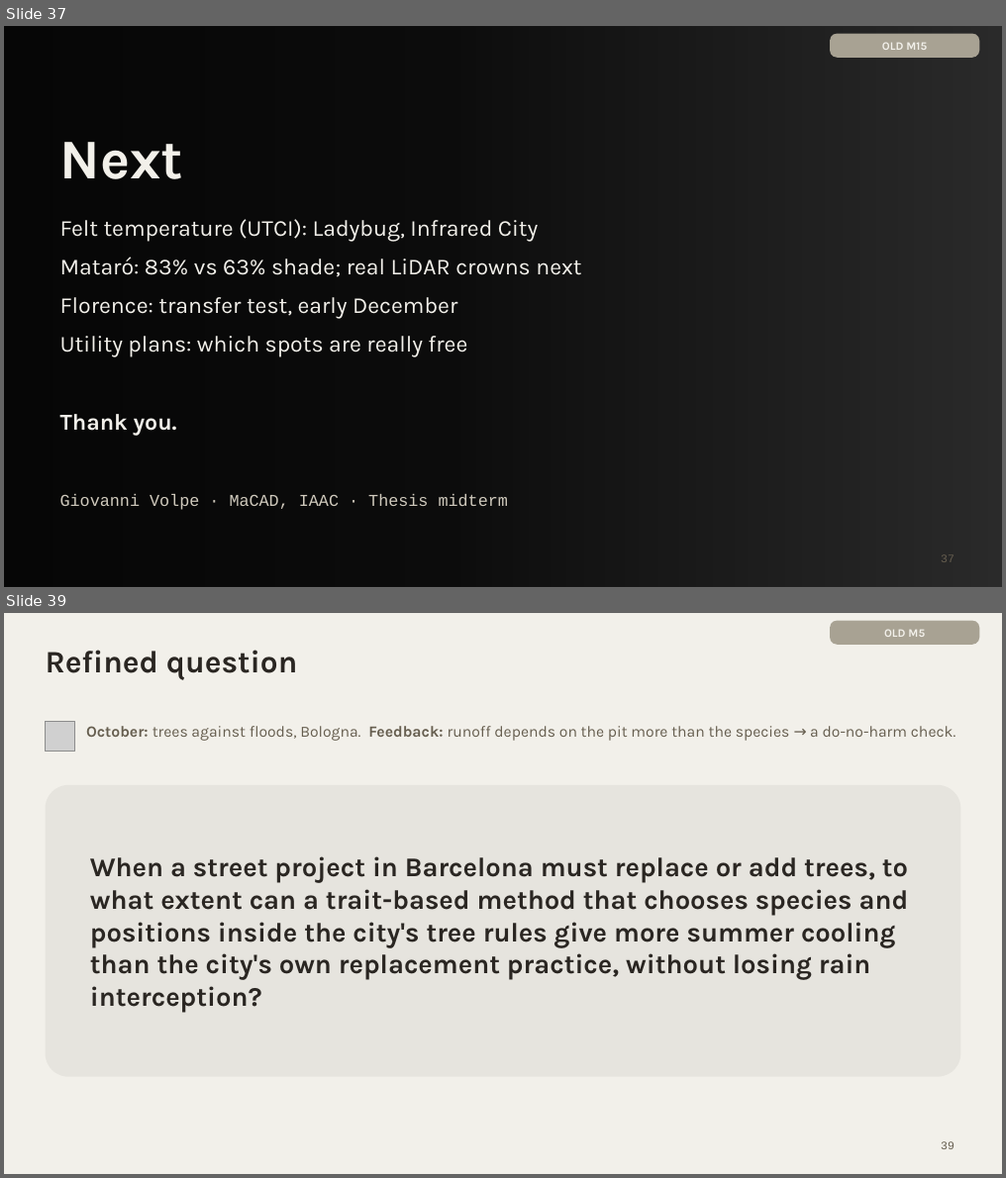
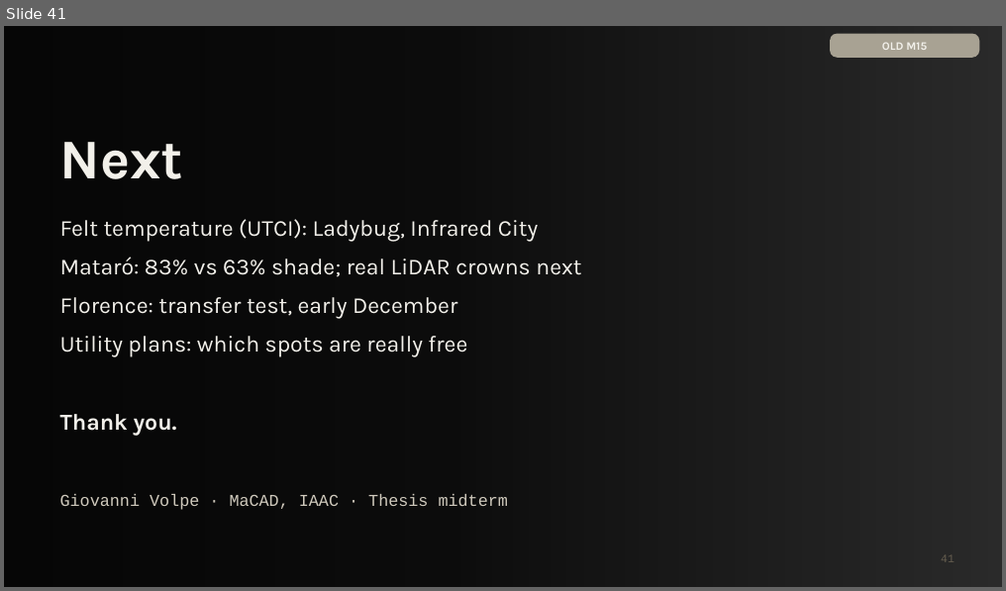
Before and after one commit to giofox96/shade-and-sponge, a slide deck: slides/final/shade_and_sponge_final_new.pptx. Shown one above the other, each under a label of ours: slides 37 and 39 before the commit, slide 41 after it; the slides between them are not shown. The pictures are 1006x1178 and 1006x591 pixels, drawn with LibreOffice and Linux fonts; fonts in the diff are those of the drawing; grey boxes stand for pictures; background and template pictures are left out; a plain dark background stands for a picture behind light text. Boxes give left, top, right and bottom in pixels: in the first picture for what was removed or moved away, otherwise in the second. Text is boxed around its words. In the diff, an @@ line names an element or a change of style, - is before the commit and + after.

```diff
--- a/slides/final/shade_and_sponge_final_new.pptx
+++ b/slides/final/shade_and_sponge_final_new.pptx
@@ slide 39 removed at [4,613,1002,1174], background #F2F0EA @@
@@ rounded rectangle removed at [830,621,979,645] @@
@@ text removed at [884,629,925,637] @@
-OLD M5
@@ text removed at [46,650,297,680] @@
-Refined question
@@ picture removed at [46,722,75,752] @@
@@ text removed at [86,726,956,741] @@
-October: trees against floods, Bologna. Feedback: runoff depends on the pit more than the species → a do-no-harm check.
@@ rounded rectangle removed at [46,785,960,1077] @@
@@ text removed at [90,857,909,1013] @@
-When a street project in Barcelona must replace or add trees, to what extent can a trait-based method that chooses species and positions inside the city's tree rules give more summer cooling than the city's own replacement practice, without losing rain interception?
@@ page number removed at [941,1142,954,1150] @@
-39
@@ what was slide 37 is now slide 41 @@
@@ page number at [941,556,954,563]: text changed @@
-37
+41
```
Also in this commit, not shown: 10 slides changed, 5 slides added, 8 other slides removed, 1 other file.
